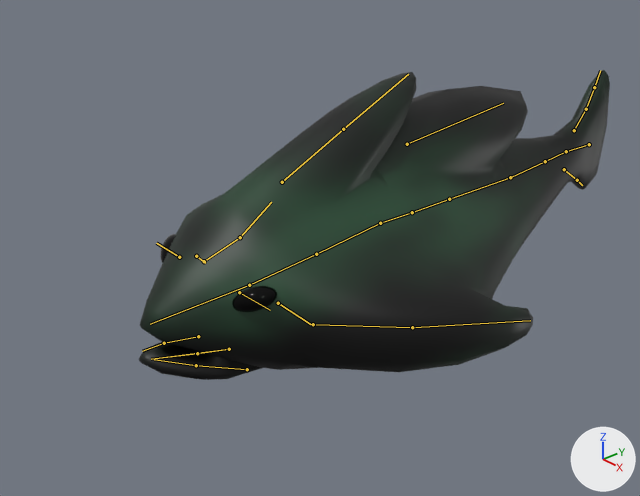
Before and after pictures for a commit that changed the Blender file Assets/Models/Shark.blend.
One viewpoint serves both versions: a 50 mm camera at (6.15, -6.85, 4.08) aimed at (-0.26, -1.15, -0.03). Lighting does not change. The marker at lower right points along +X, +Y and +Z. The bones that bend it are drawn over the model as lines.

Names of what the first picture shows: 'Cube.001', 'Eyes.001'.
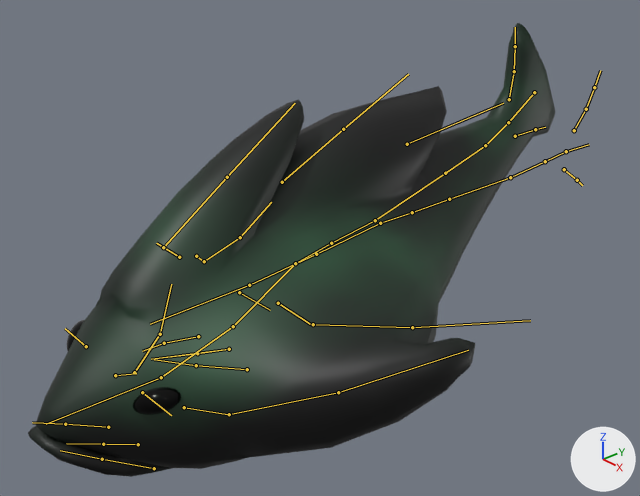
The newer file adds an action. The first version stands in its rest pose; the second is drawn at frame 11 of the action 'BasicAttack'.

Location of each change, [x1, y1, x2, y2] in pixels of the pictures (640 x 496 px):
```json
{"object": "Cube.001", "change": "posed", "before": [139, 70, 610, 380], "after": [28, 23, 555, 477], "on screen": "12% wider, 46% taller"}
{"object": "Eyes.001", "change": "posed", "before": [160, 234, 277, 312], "after": [67, 320, 181, 415], "on screen": "22% taller"}
```

The change, as JSON lines over the scene's bpy script:
```json
{"block": "bone_torso", "where": "bone_torso = bpy.data.objects['rig'].pose.bones['torso']  # child of 'MCH-torso.parent'"}
{"op": "set", "path": "bone_torso.location", "old": "(0.0, 0.0, 0.0)", "new": "(0.0, -1.22, 0.0)"}
{"block": "bone_hips", "where": "bone_hips = bpy.data.objects['rig'].pose.bones['hips']  # child of 'torso'"}
{"op": "set", "path": "bone_hips.rotation_quaternion", "old": "(1.0, 0.0, 0.0, 0.0)", "new": "(0.989, 0.127, 0.0, 0.0)", "note": "degrees (0, 0, 0) -> degrees (15, 0, 0)"}
{"block": "bone_chest", "where": "bone_chest = bpy.data.objects['rig'].pose.bones['chest']  # child of 'torso'"}
{"op": "set", "path": "bone_chest.rotation_quaternion", "old": "(1.0, 0.0, 0.0, 0.0)", "new": "(0.976, 0.165, -0.123, 0.009)", "note": "degrees (0, 0, 0) -> degrees (19, -14, -1)"}
{"block": "bone_spine_master_002", "where": "bone_spine_master_002 = bpy.data.objects['rig'].pose.bones['spine_master.002']  # child of 'tweak_spine.003'"}
{"op": "set", "path": "bone_spine_master_002.rotation_quaternion", "old": "(1.0, 0.0, 0.0, 0.0)", "new": "(0.994, 0.096, 0.0, 0.0)", "note": "degrees (0, 0, 0) -> degrees (11, 0, 0)"}
{"block": "bone_jaw_002_l", "where": "bone_jaw_002_l = bpy.data.objects['rig'].pose.bones['jaw.002.L']  # child of 'ORG-jaw.master'"}
{"op": "set", "path": "bone_jaw_002_l.rotation_quaternion", "old": "(1.0, 0.0, 0.0, 0.0)", "new": "(0.998, -0.057, -0.02, 0.004)", "note": "degrees (0, 0, 0) -> degrees (-7, -2, 1)"}
{"block": "bone_jaw_002_r", "where": "bone_jaw_002_r = bpy.data.objects['rig'].pose.bones['jaw.002.R']  # child of 'ORG-jaw.master'"}
{"op": "set", "path": "bone_jaw_002_r.rotation_quaternion", "old": "(1.0, 0.0, 0.0, 0.0)", "new": "(0.997, -0.064, 0.023, -0.005)", "note": "degrees (0, 0, 0) -> degrees (-7, 3, -1)"}
{"block": "bone_jaw_master", "where": "bone_jaw_master = bpy.data.objects['rig'].pose.bones['jaw.master']  # child of 'ORG-spine.007'"}
{"op": "set", "path": "bone_jaw_master.rotation_quaternion", "old": "(1.0, 0.0, 0.0, 0.0)", "new": "(0.996, -0.089, 0.0, 0.0)", "note": "degrees (0, 0, 0) -> degrees (-10, 0, 0)"}
{"block": "bone_side_fin_l", "where": "bone_side_fin_l = bpy.data.objects['rig'].pose.bones['side_fin.L']  # child of 'ORG-shoulder.L'"}
{"op": "set", "path": "bone_side_fin_l.rotation_quaternion", "old": "(1.0, 0.0, 0.0, 0.0)", "new": "(0.99, 0.048, 0.039, -0.115)", "note": "degrees (0, 0, 0) -> degrees (5, 5, -13)"}
{"block": "bone_side_fin_r", "where": "bone_side_fin_r = bpy.data.objects['rig'].pose.bones['side_fin.R']  # child of 'ORG-shoulder.R'"}
{"op": "set", "path": "bone_side_fin_r.rotation_quaternion", "old": "(1.0, 0.0, 0.0, 0.0)", "new": "(0.989, 0.029, -0.028, 0.131)", "note": "degrees (0, 0, 0) -> degrees (3, -4, 15)"}
```
